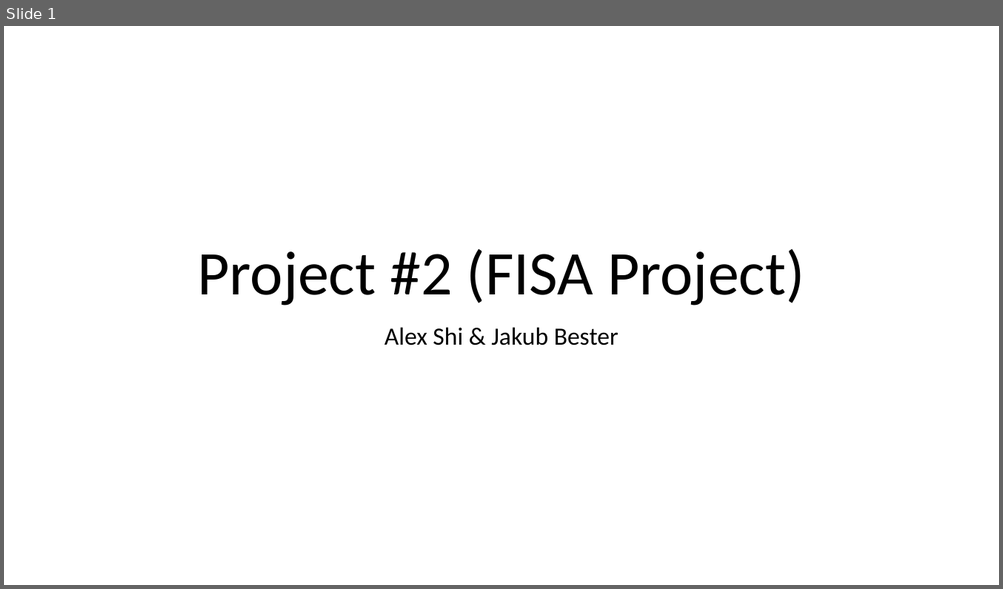
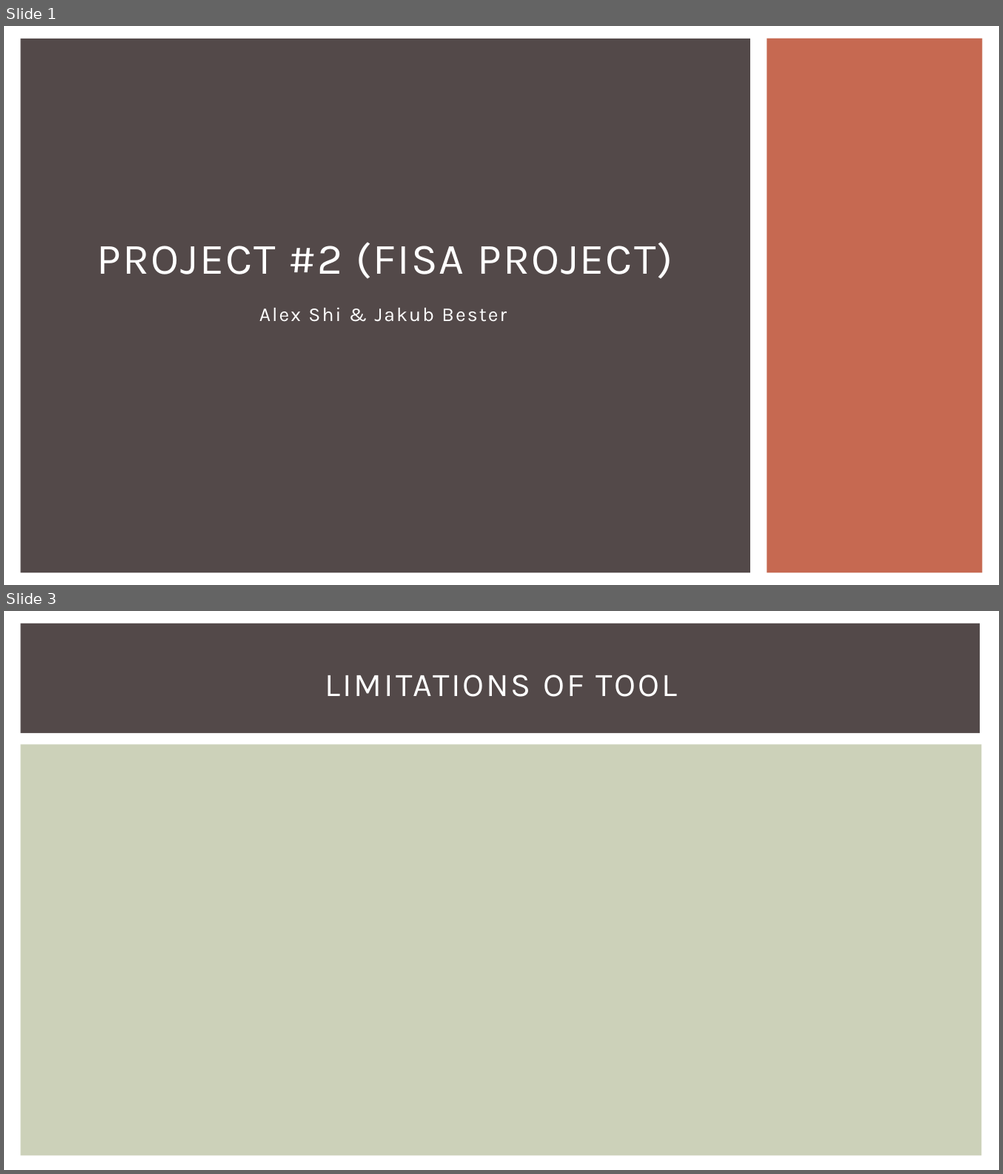
Before and after one commit to jakubbester/fisa-project, a slide deck: Project #2 (FISA Project).pptx. Shown one above the other, each under a label of ours: slide 1 before the commit, slides 1 and 3 after it; the slides between them are not shown. The pictures are 1003x589 and 1003x1174 pixels, drawn with LibreOffice and Linux fonts; fonts in the diff are those of the drawing. Boxes give left, top, right and bottom in pixels: in the first picture for what was removed or moved away, otherwise in the second. Text is boxed around its words. In the diff, an @@ line names an element or a change of style, - is before the commit and + after.

```diff
--- a/Project #2 (FISA Project).pptx
+++ b/Project #2 (FISA Project).pptx
@@ slide 3 added at [4, 611, 999, 1170], background #FFFFFF @@
@@ rectangle added at [20, 624, 979, 733], fill #534949 @@
@@ title added at [325, 675, 677, 697], 32 pt, text #FFFFFF @@
+LIMITATIONS OF TOOL
@@ rectangle added at [20, 744, 982, 1156], fill #CCD1B9 @@
@@ slide 1 changed as well @@
@@ rectangle added at [20, 39, 750, 574], fill #534949 @@
@@ rectangle added at [766, 39, 982, 574], fill #C66951 @@
@@ title at [97, 242, 672, 279]: text changed; size 60 to 42 pt; font Calibri to Karla; text colour #000000 to #FFFFFF @@
-Project #2 (FISA Project)
+PROJECT #2 (FISA PROJECT)
@@ subtitle "Alex Shi & Jakub Bester": place and size @@
-subtitle "Alex Shi & Jakub Bester" at [384, 327, 618, 346]
+subtitle "Alex Shi & Jakub Bester" at [259, 307, 506, 322]
@@ subtitle "Alex Shi & Jakub Bester" at [259, 307, 506, 322]: size 24 to 19 pt, font Calibri to Karla, text colour #000000 to #FFFFFF, letter spacing 0 to 1.5 pt @@
```
Also in this commit, not shown: 2 other slides changed, 4 slides removed.
